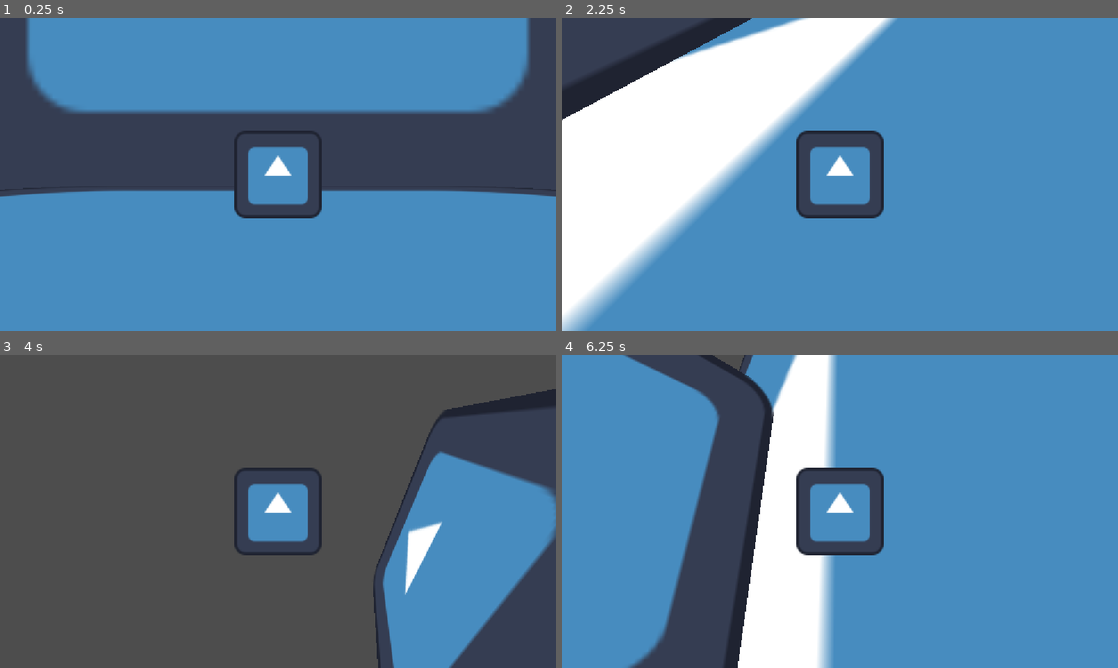
Above: before the commit, frames 1-4 (two rows, left to right).
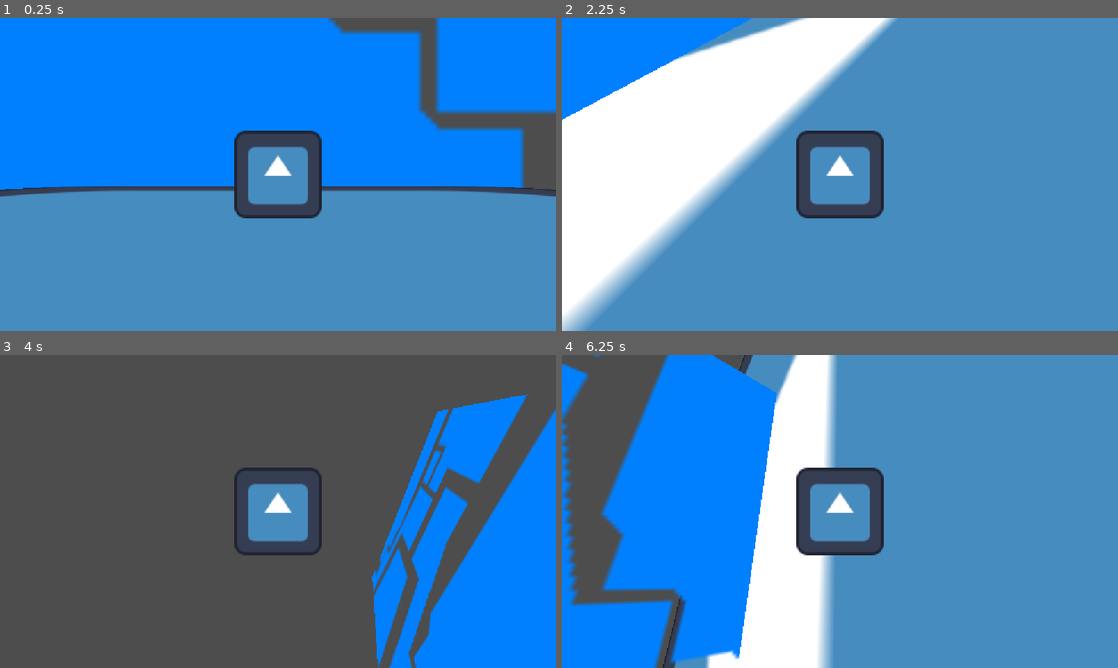
Above: after the commit, the same moments.

Repository: cyan-teal/flying-bullet-3d
Game: Godot game, scene res://scenes/game.tscn
Same seed, same stepped clock (60 frames per second), same inputs: the game is played once before the commit and once after it. The engine's default icon, where the game draws it, is replaced by a stand-in: a white triangle on a blue panel in a dark square.
Inputs:
- Up to frame 1 (0.25 s): no input
- Up to frame 2 (2.25 s): tap Enter at 0.5 s; hold Right (turn_right) 0.53-1.28 s; hold Down (turn_down) 1.28-2.03 s; hold Right (turn_right) from 2.03 s (still down)
- Up to frame 3 (4 s): release Right (turn_right) at 2.78 s; hold Up (turn_up) 2.78-3.53 s; hold A (turn_left) from 3.53 s (still down)
- Up to frame 4 (6.25 s): release A (turn_left) at 5.03 s; hold Down (turn_down) 5.03-5.78 s; hold Right (turn_right) from 5.78 s (still down)

The runs differ from the first frame. In frame 1, 49% of the frame differs, in the area x 0-100%, y 0-55%; in frame 2, 5.6%; in frame 3, 23%; in frame 4, 34%.

Commit message:
Set obstacle sprite to blue block

Diff:
--- a/flying-bullet-3d/scenes/obstacle.tscn
+++ b/flying-bullet-3d/scenes/obstacle.tscn
@@ -1,6 +1,6 @@
 [gd_scene format=3 uid="uid://bx6ak22a2qnfv"]
 
-[ext_resource type="Texture2D" uid="uid://d2d5hrm8hekwr" path="res://assets/icon.svg" id="1_7ukg5"]
+[ext_resource type="Texture2D" uid="uid://bmhfljy066qw2" path="res://assets/blue_block.png" id="1_7ukg5"]
 
 [sub_resource type="BoxShape3D" id="BoxShape3D_3xr6u"]
 
